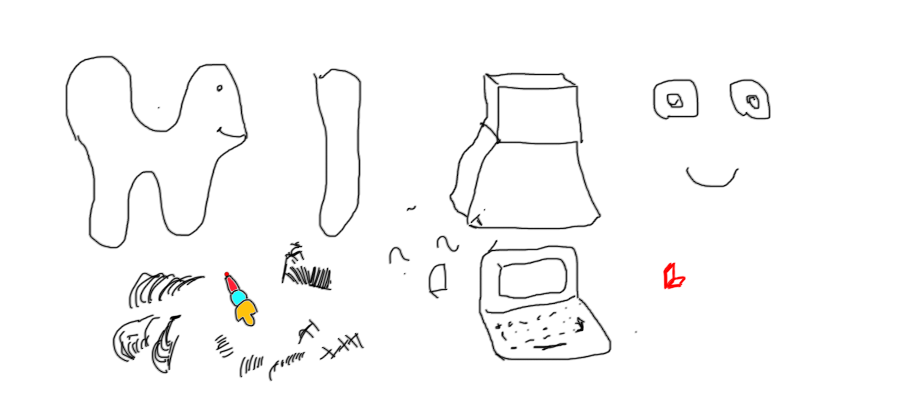
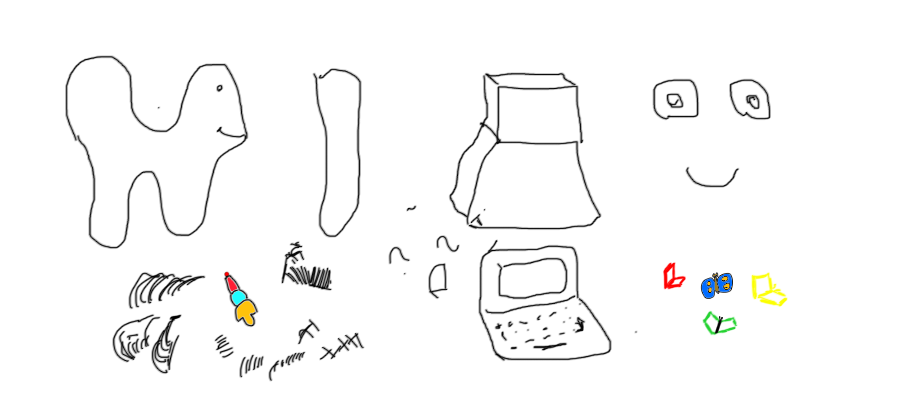
Comparing the layer stacks of the two 900x400 images. Changes:
painted on "Layer 1" over bbox(700, 271, 788, 336)
